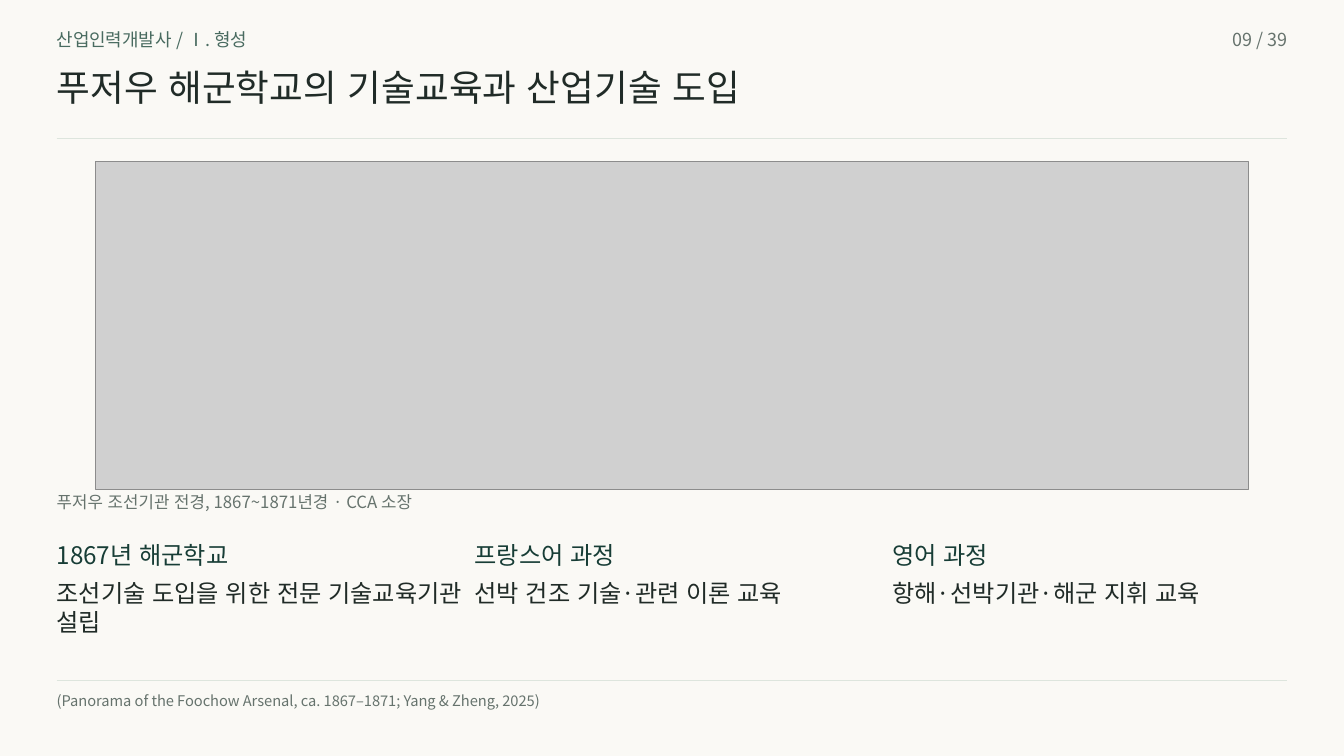
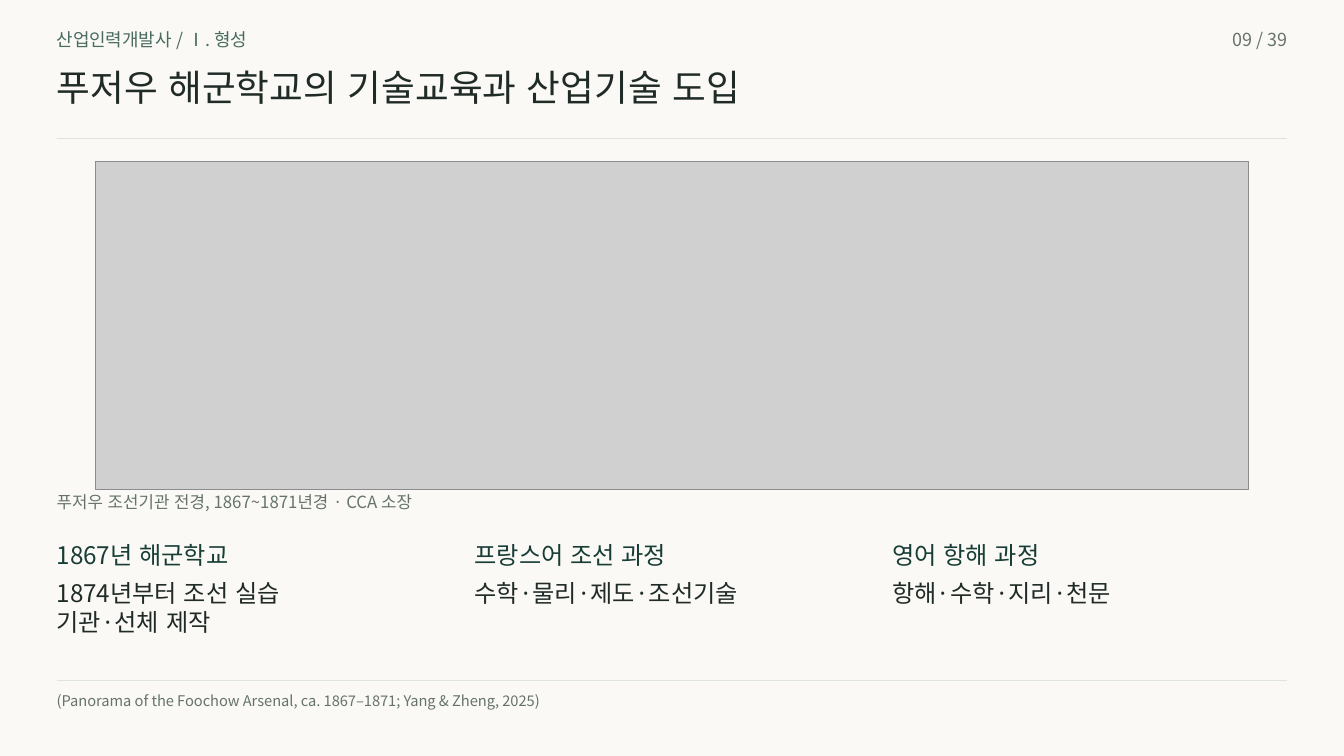
Before and after one commit to 01Chungee10/vet-history-rehearsal, a slide deck: slide 9 of au-cn-2026/presentation.pptx. Drawn at 1344x756 pixels with LibreOffice and Linux fonts; fonts in the diff are those of the drawing; grey boxes stand for pictures. Boxes give left, top, right and bottom in pixels: in the first picture for what was removed or moved away, otherwise in the second. Text is boxed around its words. In the diff, an @@ line names an element or a change of style, - is before the commit and + after.

```diff
--- a/au-cn-2026/presentation.pptx
+++ b/au-cn-2026/presentation.pptx
@@ text at <box>475,544,667,566</box>: text changed @@
-프랑스어 과정
+프랑스어 조선 과정
@@ text at <box>892,543,1040,566</box>: text changed @@
-영어 과정
+영어 항해 과정
@@ text at <box>57,582,280,604</box>: text changed @@
-조선기술 도입을 위한 전문 기술교육기관
+1874년부터 조선 실습
@@ text at <box>475,582,738,604</box>: text changed @@
-선박 건조 기술·관련 이론 교육
+수학·물리·제도·조선기술
@@ text at <box>892,581,1111,604</box>: text changed @@
-항해·선박기관·해군 지휘 교육
+항해·수학·지리·천문
@@ text at <box>57,611,211,633</box>: text changed @@
-설립
+기관·선체 제작
```
Also in this commit, not shown: 8 other slides changed, 19 other files.
